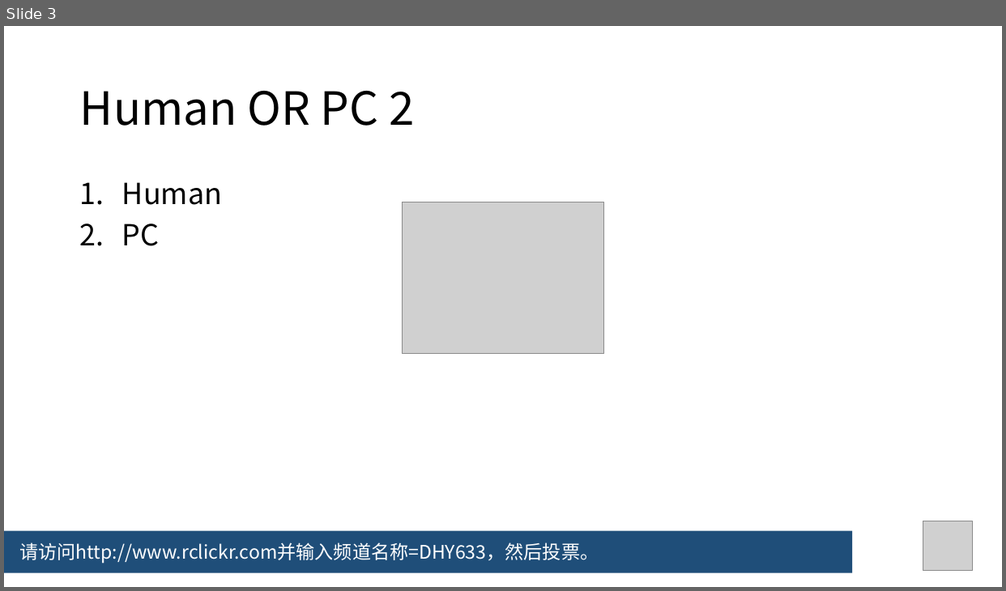
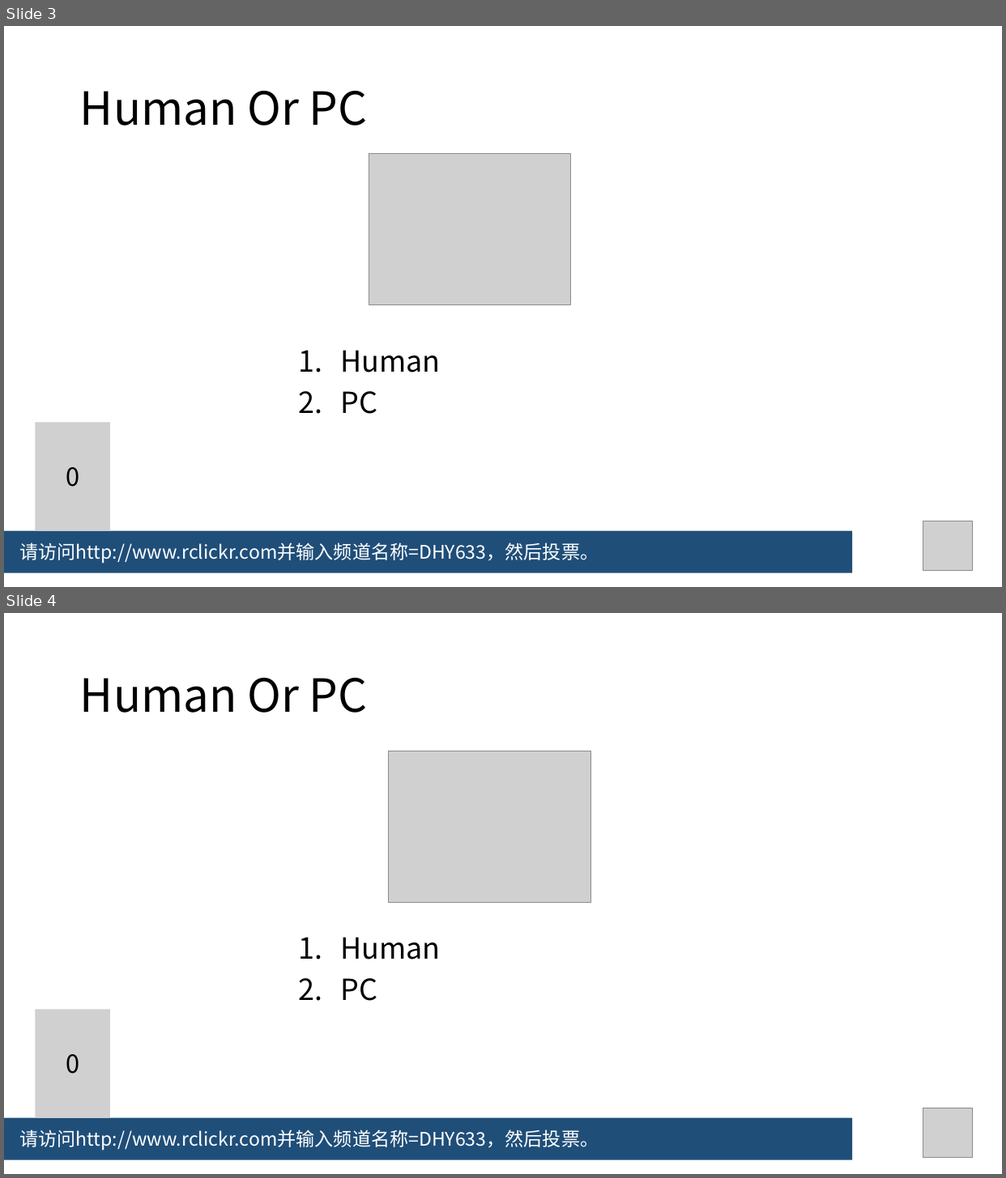
Before and after one commit to plok6325/VT-Go, a slide deck: main.pptx. Shown one above the other, each under a label of ours: slide 3 before the commit, slides 3 and 4 after it. The pictures are 1006x591 and 1006x1178 pixels, drawn with LibreOffice and Linux fonts; fonts in the diff are those of the drawing; grey boxes stand for pictures. Boxes give left, top, right and bottom in pixels: in the first picture for what was removed or moved away, otherwise in the second. Text is boxed around its words. In the diff, an @@ line names an element or a change of style, - is before the commit and + after.

```diff
--- a/main.pptx
+++ b/main.pptx
@@ slide 4 added at (4, 613, 1002, 1174), background #FFFFFF @@
@@ title added at (80, 678, 368, 713), 44 pt, text #000000 @@
+Human Or PC
@@ picture added at (389, 752, 591, 903) @@
@@ text added at (340, 937, 440, 1001), 28 pt, text #000000 @@
+1. Human
+2. PC
@@ picture added at (36, 1010, 110, 1118), 24 pt, text #000000 @@
+0
@@ rectangle added at (4, 1118, 852, 1161), fill pattern #1F4E79 on #1F4E79, 18 pt, text #FFFFFF @@
+请访问http://www.rclickr.com并输入频道名称=DHY633，然后投票。
@@ picture added at (923, 1109, 973, 1158) @@
@@ slide 3 changed as well @@
@@ title at (80, 91, 368, 126): text changed @@
-Human OR PC 2
+Human Or PC
@@ picture added at (368, 153, 571, 305) @@
@@ picture removed at (403, 203, 604, 354) @@
@@ text "Human": place and size @@
-text "Human" at (122, 182, 222, 246)
+text "Human" at (340, 350, 440, 414)
@@ picture added at (36, 423, 110, 531), 24 pt, text #000000 @@
+0
```
Also in this commit, not shown: 1 other slide changed, 3 other slides added, 1 slide removed, 1 other file.
